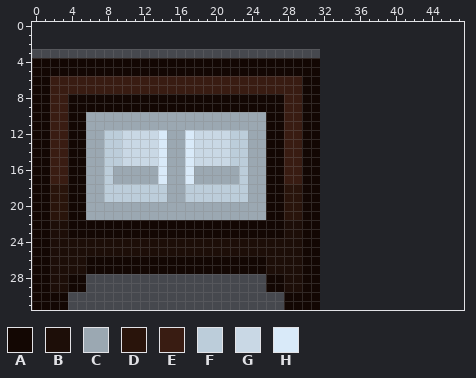
Two states of a pixel-art sprite, CookieMod/Items/Placeable/CrunchWoodDresser.png. The first picture shows the starting point.
The file is 32x29 pixels. Colours within 5 levels of each other are drawn and written as one. The old version is drawn lined up with the new one, on the new canvas.
Palette (. is transparent): A #130703  B #1d0e08  C #9ba8b2  D #29140b  E #391c12  F #bccdda  G #c9d8e5  H #d9eaf9
Pixels before, first column x 0:
 4 AAAAAAAAAAAAAAAAAAAAAAAAAAAAAAAA
 5 AAAAAAAAAAAAAAAAAAAAAAAAAAAAAAAA
 6 AAEEEEEEEEEEEEEEEEEEEEEEEEEEEEAA
 7 AAEEEEEEEEEEEEEEEEEEEEEEEEEEEEAA
 8 AAEEAAAAAAAAAAAAAAAAAAAAAAAAEEAA
 9 AAEEAAAAAAAAAAAAAAAAAAAAAAAAEEAA
10 AAEEAACCCCCCCCCCCCCCCCCCCCAAEEAA
11 AAEEAACCCCCCCCCCCCCCCCCCCCAAEEAA
12 AAEEAACCFFGGGGHCCHGGGGFFCCAAEEAA
13 AAEEAACCFFGGGGHCCHGGGGFFCCAAEEAA
14 AAEEAACCFFGGGGHCCHGGGGFFCCAAEEAA
15 AAEEAACCFFGGGGHCCHGGGGFFCCAAEEAA
16 AAEEAACCFCCCCCHCCHCCCCCFCCAAEEAA
17 AAEEAACCFCCCCCHCCHCCCCCFCCAAEEAA
18 AADDAACCFFFFFFFCCFFFFFFFCCAADDAA
19 AADDAACCFFFFFFFCCFFFFFFFCCAADDAA
20 AADDAACCCCCCCCCCCCCCCCCCCCAADDAA
21 AADDAACCCCCCCCCCCCCCCCCCCCAADDAA
22 AABBAAAAAAAAAAAAAAAAAAAAAAAABBAA
23 AABBAAAAAAAAAAAAAAAAAAAAAAAABBAA
24 AABBBBBBBBBBBBBBBBBBBBBBBBBBBBAA
25 AABBBBBBBBBBBBBBBBBBBBBBBBBBBBAA
26 AABBBBAAAAAAAAAAAAAAAAAAAABBBBAA
27 AABBBBAAAAAAAAAAAAAAAAAAAABBBBAA
28 AABBAA....................AABBAA
29 AABBAA....................AABBAA
30 AAAA........................AAAA
31 AAAA........................AAAA
The result:
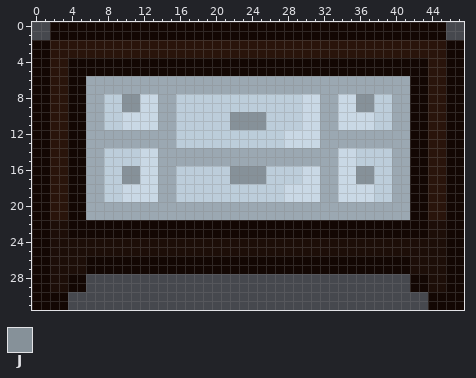
Colours new in this view: J #869199
From old to new:
canvas 32x29 -> 48x32, the old top-left corner now at 0,3
Changed rows in their new state; - is an unchanged pixel.
first column x 0:
 0 --AAAAAAAAAAAAAAAAAAAAAAAAAAAAAAAAAAAAAAAAAAAA--
 1 --AAAAAAAAAAAAAAAAAAAAAAAAAAAAAAAAAAAAAAAAAAAA--
 2 AADDDDDDDDDDDDDDDDDDDDDDDDDDDDDDDDDDDDDDDDDDDDAA
 3 AADDDDDDDDDDDDDDDDDDDDDDDDDDDDDDDDDDDDDDDDDDDDAA
 4 --DD----------------------------AAAAAAAAAAAADDAA
 5 --DD----------------------------AAAAAAAAAAAADDAA
 6 --DDAACCCCCCCCCCCCCCCCCCCCCCCCCCCCCCCCCCCCAADDAA
 7 --DDAACCCCCCCCCCCCCCCCCCCCCCCCCCCCCCCCCCCCAADDAA
 8 --DD--CCFFJJGGCCFFFFFFFFFFFFFFGGCCGGJJFFCCAADDAA
 9 --DD--CCFFJJGGCCFFFFFFFFFFFFFFGGCCGGJJFFCCAADDAA
10 --DD----FFGGGG--FFFFFFJJJJFFFFGGCCGGGGFFCCAADDAA
11 --DD----FFGGGG--FFFFFFJJJJFFFFGGCCGGGGFFCCAADDAA
12 --DD----CCCCCCC-FFFFFF--FFFFGGGGCCCCCCCCCCAADDAA
13 --DD----CCCCCCC-FFFFFF--FFFFGGGGCCCCCCCCCCAADDAA
14 --DD------FF--C--CCCCCCC--CCCCCCCCGGFFFFCCAADDAA
15 --DD------FF--C--CCCCCCC--CCCCCCCCGGFFFFCCAADDAA
16 --DD-----FJJGGC-FFFFFFJJJJFFFFGGCCGGJJFFCCAADDAA
17 --DD-----FJJGGC-FFFFFFJJJJFFFFGGCCGGJJFFCCAADDAA
18 ----------GGGGC-F-------FFFFGGGGCCGGGGFFCCAADDAA
19 ----------GGGGC-F-------FFFFGGGGCCGGGGFFCCAADDAA
20 --------------------------CCCCCCCCCCCCCCCCAADDAA
21 --------------------------CCCCCCCCCCCCCCCCAADDAA
22 ----------------------------AA--AAAAAAAAAAAABBAA
23 ----------------------------AA--AAAAAAAAAAAABBAA
24 ------------------------------BBBBBBBBBBBBBBBBAA
25 ------------------------------BBBBBBBBBBBBBBBBAA
26 --------------------------AAAA--AAAAAAAAAABBBBAA
27 --------------------------AAAA--AAAAAAAAAABBBBAA
28 --------------------------......----------AABBAA
29 --------------------------......----------AABBAA
30 ----------------------------....------------AAAA
31 ----------------------------....------------AAAA
